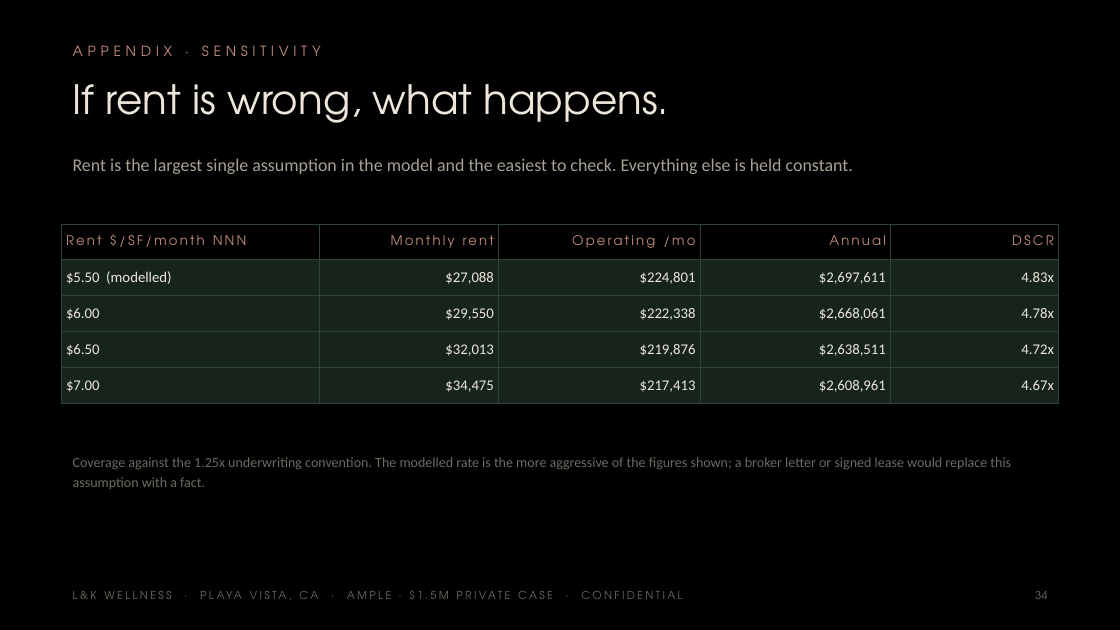
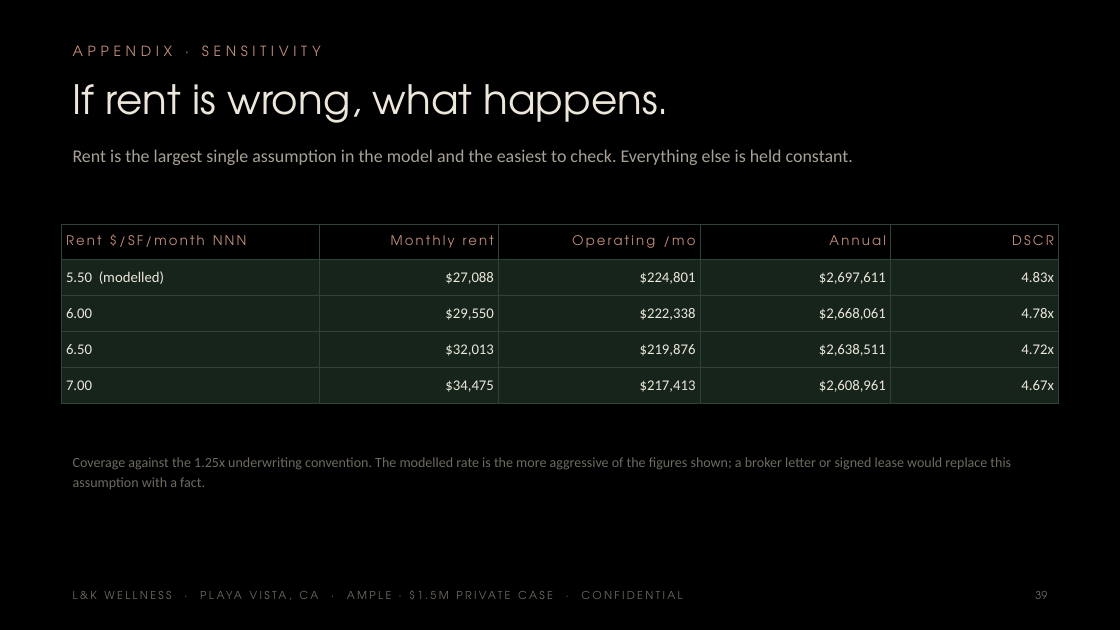
Before and after one commit to apexalpha811/2mil_ample, a slide deck: slide 39 of 1.5mil_ample.pptx (slide 34 before the commit). Drawn at 1120x630 pixels with LibreOffice and Linux fonts; fonts in the diff are those of the drawing. Boxes give left, top, right and bottom in pixels: in the first picture for what was removed or moved away, otherwise in the second. Text is boxed around its words. In the diff, an @@ line names an element or a change of style, - is before the commit and + after.

```diff
--- a/1.5mil_ample.pptx
+++ b/1.5mil_ample.pptx
@@ text "Rent is the largest single ..." at (73,149,853,165): vertical alignment middle to top @@
@@ table at (62,224,1058,396) @@
-row 2, column 1: $5.50 (modelled)
+row 2, column 1: 5.50 (modelled)
-row 3, column 1: $6.00
+row 3, column 1: 6.00
-row 4, column 1: $6.50
+row 4, column 1: 6.50
-row 5, column 1: $7.00
+row 5, column 1: 7.00
@@ text at (1035,591,1047,599): text changed @@
-34
+39
```
Also in this commit, not shown: 32 other slides changed, 5 slides added, 5 other files.
